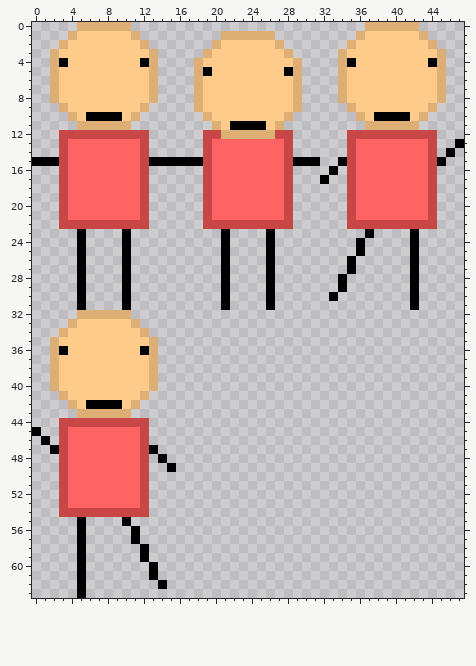
Edited in one commit: pixel-art sprite (Sprites/FredAnim.png). That is the earlier state.
The file is 96x128 pixels, drawn in blocks of 2x2; one block is one cell here.
Once edited:
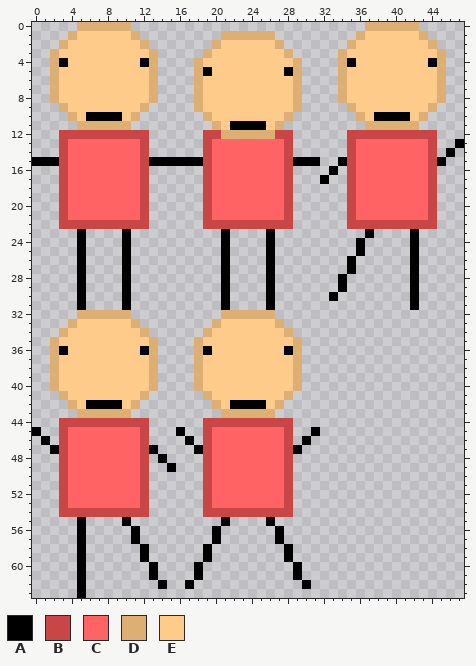
Palette (. is transparent): A #000000  B #c84646  C #ff6363  D #deaf74  E #ffcb8b
The author wrote: failed anim I tried to make a jump animation but its not working yet
What changed:
@@ x 14..33 @@
 31 .......A....A.......
-32 ....................
-33 ....................
-34 ....................
-35 ....................
-36 ....................
-37 ....................
-38 ....................
-39 ....................
-40 ....................
-41 ....................
-42 ....................
-43 ....................
-44 ....................
-45 ....................
-46 ....................
-47 ....................
-48 A...................
-49 .A..................
-50 ....................
-51 ....................
-52 ....................
-53 ....................
-54 ....................
-55 ....................
-56 ....................
-57 ....................
-58 ....................
-59 ....................
-60 ....................
-61 ....................
-62 A...................
+32 .......DDDDDD.......
+33 ......DEEEEEED......
+34 .....DEEEEEEEED.....
+35 ....DEEEEEEEEEED....
+36 ....DAEEEEEEEEAD....
+37 ....DEEEEEEEEEED....
+38 ....DEEEEEEEEEED....
+39 ....DEEEEEEEEEED....
+40 ....DEEEEEEEEEED....
+41 .....DEEEEEEEED.....
+42 ......DEAAAAED......
+43 .......DDDDDD.......
+44 .....BBBBBBBBBB.....
+45 ..A..BCCCCCCCCB..A..
+46 ...A.BCCCCCCCCB.A...
+47 ....ABCCCCCCCCBA....
+48 A....BCCCCCCCCB.....
+49 .A...BCCCCCCCCB.....
+50 .....BCCCCCCCCB.....
+51 .....BCCCCCCCCB.....
+52 .....BCCCCCCCCB.....
+53 .....BCCCCCCCCB.....
+54 .....BBBBBBBBBB.....
+55 .......A....A.......
+56 ......A......A......
+57 ......A......A......
+58 .....A........A.....
+59 .....A........A.....
+60 ....A..........A....
+61 ....A..........A....
+62 A..A............A...
 63 ....................
